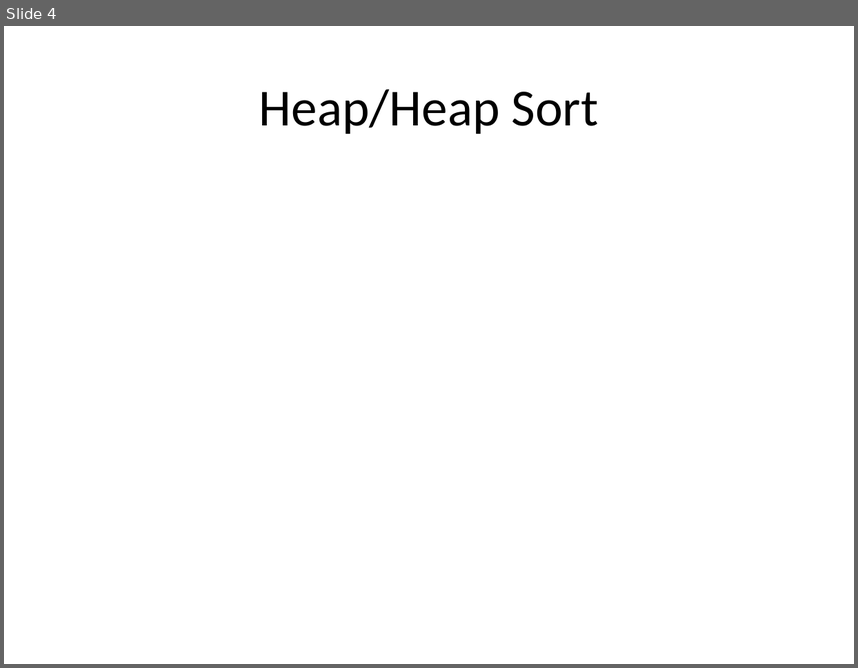
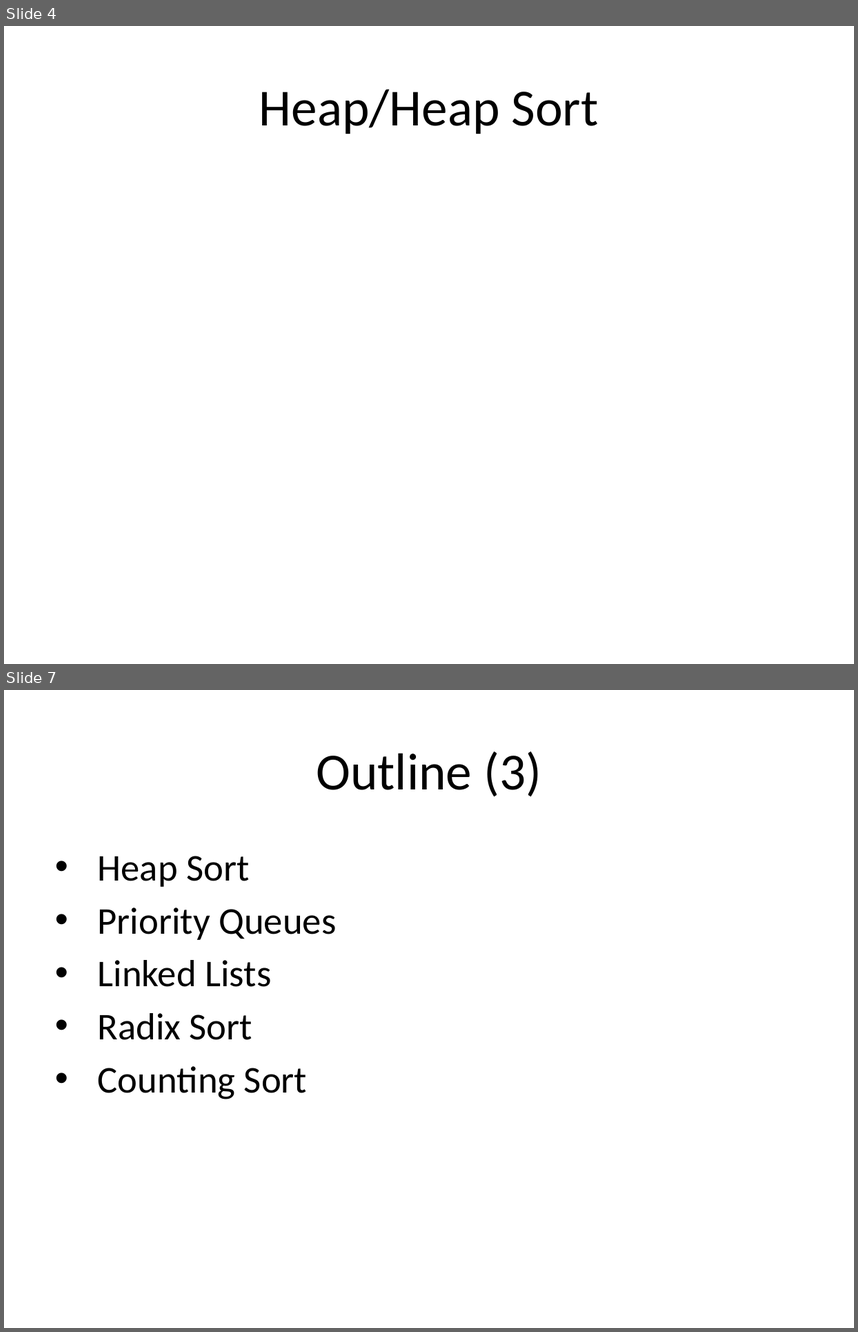
Before and after one commit to ucoruh/ce100-algorithms-and-programming-II, a slide deck: docs/week-4/ce100-week-4-heap.md_word.pptx. Shown one above the other, each under a label of ours: slide 4 before the commit, slides 4 and 7 after it; the slides between them are not shown. The pictures are 858x668 and 858x1332 pixels, drawn with LibreOffice and Linux fonts; fonts in the diff are those of the drawing. Boxes give left, top, right and bottom in pixels: in the first picture for what was removed or moved away, otherwise in the second. Text is boxed around its words. In the diff, an @@ line names an element or a change of style, - is before the commit and + after.

```diff
--- a/docs/week-4/ce100-week-4-heap.md_word.pptx
+++ b/docs/week-4/ce100-week-4-heap.md_word.pptx
@@ slide 7 added at (4, 690, 854, 1328), background #FFFFFF @@
@@ title added at (316, 751, 542, 797), 44 pt, text #000000 @@
+Outline (3)
@@ text added at (98, 856, 336, 1099), 32 pt, text #000000 @@
+• Heap Sort
+• Priority Queues
+• Linked Lists
+• Radix Sort
+• Counting Sort
```
Also in this commit, not shown: 2 slides changed, 32 other slides added, 25 other files.
